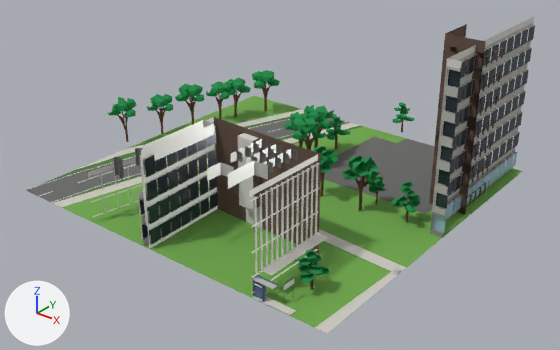
One commit to the FBX model unity/KatsushikaCampusDays/Assets/Models/Interiors/greenhouse.fbx: the scene before it, then after it.
Both versions are drawn from a 50 mm camera at (85.4, -100.6, 67.4) aimed at (1.9, 3.8, 2.7). Arrows for +X, +Y and +Z are at lower left; the lights stay in place. The first picture is the older version. Where no turn or scale is listed for an object, it has been applied to the vertices.

The first picture shows 'ext_greenhouse', 'ext_greenhouse_trees'.
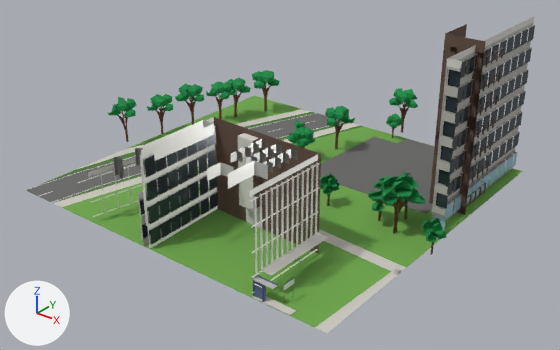
What differs and where, as boxes (x1, y1, x2, y2) in the pictures (560 x 350 px; the box of a moved part takes in the faces that stretch with it):
'ext_greenhouse_trees', reshaped (8% wider, 15% shorter)
    before: (108, 70, 421, 289)
    after: (108, 70, 447, 255)
part 1 of me_ext_greenhouse_trees, moved or reshaped
    before: (396, 195, 408, 204)
    after: (391, 197, 407, 207)
part 2 of me_ext_greenhouse_trees, deleted
    before: (285, 102, 421, 289)
part 3 of me_ext_greenhouse_trees, reshaped
    before: (299, 107, 415, 149)
    after: (288, 88, 418, 149)
part 4 of me_ext_greenhouse_trees, built on
    before: (392, 186, 421, 207)
    after: (320, 173, 447, 255)

Edits to the bpy script that builds the scene:
```text
Change me_ext_greenhouse_trees:
    used by ob_ext_greenhouse_trees; location = (0.0, 0.0, 0.0)
    remove me_ext_greenhouse_trees.from_pydata(...)  # 2145 vertices, 1479 faces; spans x -41.1..30.2, y -22.9..44.5, z 0.0..11.2
    add me_ext_greenhouse_trees.from_pydata(...)  # 1997 vertices, 1406 faces; spans x -41.1..38.5, y -2.7..46.3, z 0.0..10.7
    me_ext_greenhouse_trees part 1: the loose piece of 9 vertices spanning x 26.4..28.4, y 4.7..7.3, z 4.5..5.3 is scaled about its middle by (1.29, 1.29, 1.17), then moved by (-0.4, -0.2, -0.7)
    me_ext_greenhouse_trees part 2: 114 loose pieces with 1075 vertices, spanning x -6.1..30.2, y -22.9..43.2, z 0.0..11.2, are deleted
    me_ext_greenhouse_trees part 3: 7 vertices moved from x -3.6..6.1, y 16.9..42.3, z 0.0..4.8 to x -3.5..6.1, y 16.9..42.3, z 0.0..5.5; 200 vertices removed from x -4.0..8.5, y 14.9..44.5, z 0.0..8.6; 584 vertices added at x -6.6..9.5, y 14.3..46.3, z 0.0..10.0
    me_ext_greenhouse_trees part 4: 32 vertices removed from x 24.9..29.0, y 5.7..10.3, z 2.9..7.3; 575 vertices added at x 11.2..38.5, y -1.8..10.4, z 0.0..10.7
    other edits to the shape of me_ext_greenhouse_trees do not show in these pictures
```
